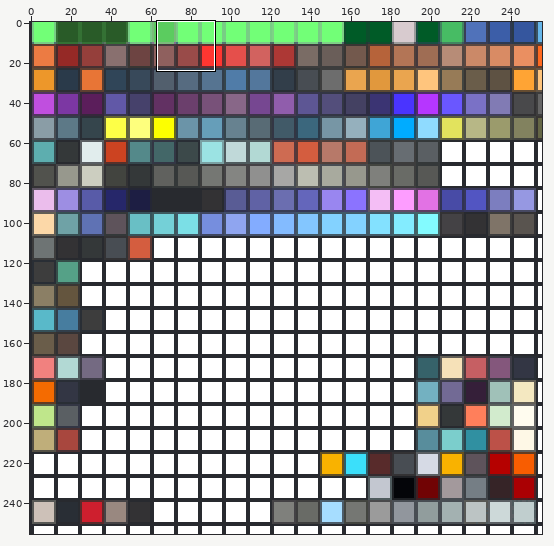
Edited in one commit: sprite sheet (Assets/Мои модельки/Texture/life.png). The picture above shows the old version from afar; the outline marks the close-up.
Close-up. Before the commit:
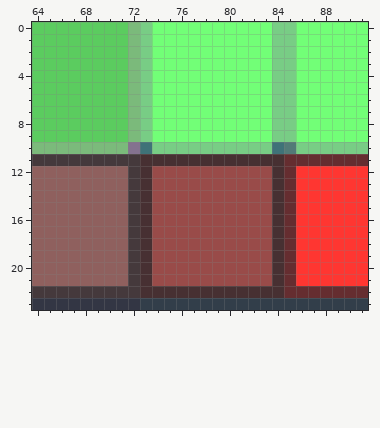
The file is 256x256 pixels. Colours within 5 levels of each other are drawn and written as one. Shown: x 64..91, y 0..23.
After the commit:
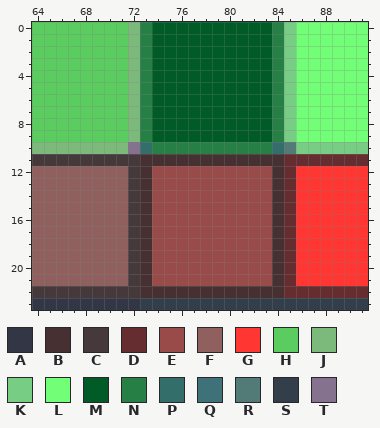
Palette (. is transparent): A #333644  B #473032  C #45393c  D #652d30  E #994b49  F #8f605e  G #ff3631  H #5bcc5f  J #7bba7b  K #78cd85  L #72ff77  M #005b27  N #268046  P #346e6a  Q #3f7278  R #527a77  S #323e4a  T #84728f
What changed:
The edit turns colour L into colour M in rows 0 to 9 at x 74 to 83.
The edit turns colour K into colour N in rows 0 to 9 at x 73 and 84; in row 10 at x 74 to 83.
The edit turns colour Q into colour P in row 10 at x 73 and 84.
Boxes around the changes in both close-ups, in picture pixels (x1, y1, x2, y2):
changed: (140, 22, 284, 154)
